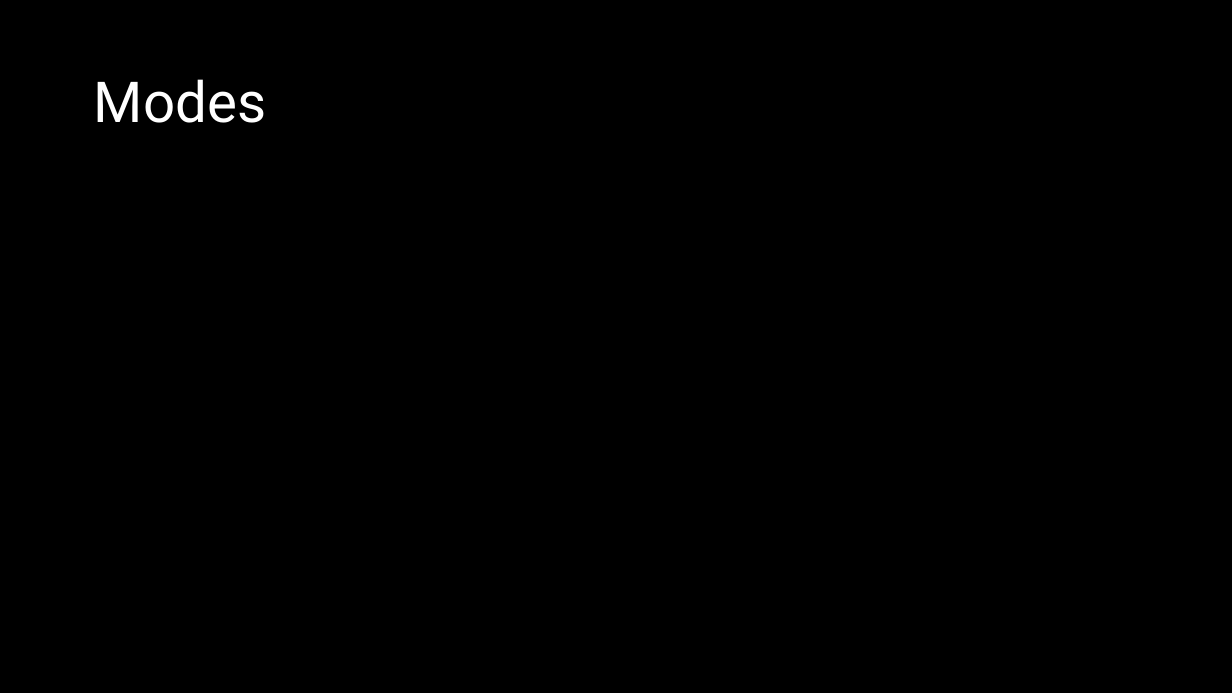
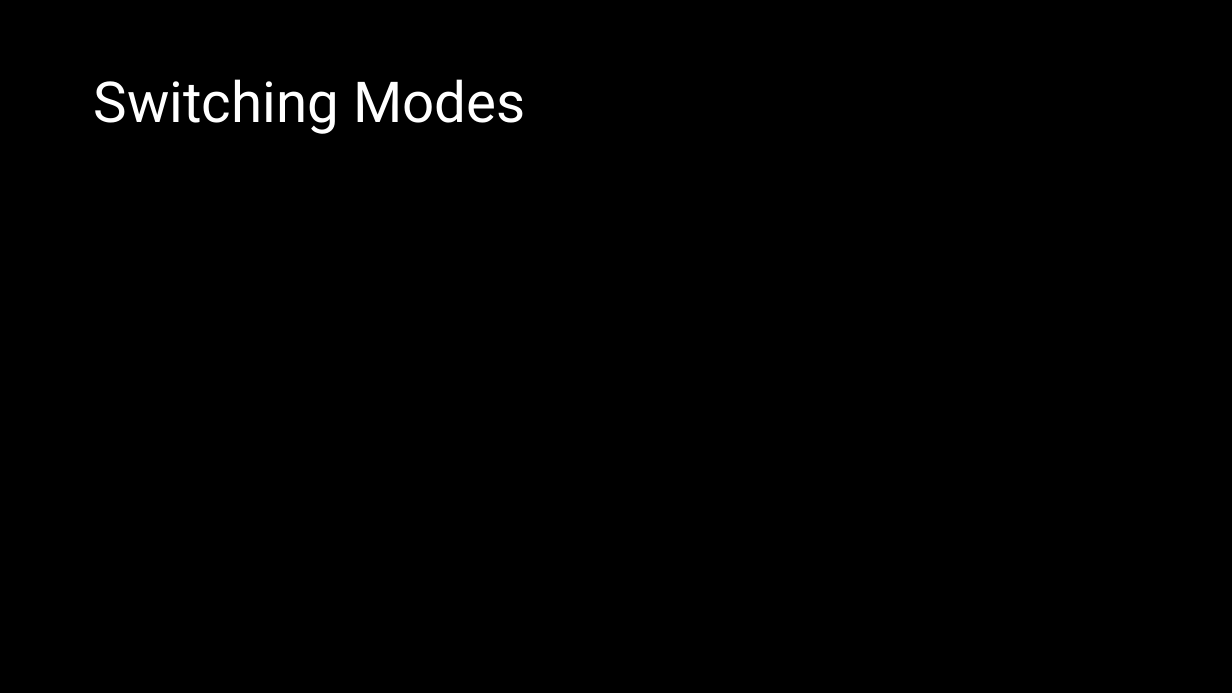
Before and after one commit to crhallberg/IMM120, a slide deck: slide 9 of Presentations/2018-10-01 - Event and Media.pptx (slide 5 before the commit). Drawn at 1232x693 pixels with LibreOffice and Linux fonts; fonts in the diff are those of the drawing. Boxes give left, top, right and bottom in pixels: in the first picture for what was removed or moved away, otherwise in the second. Text is boxed around its words. In the diff, an @@ line names an element or a change of style, - is before the commit and + after.

```diff
--- a/Presentations/2018-10-01 - Event and Media.pptx
+++ b/Presentations/2018-10-01 - Event and Media.pptx
@@ title at <box>94,79,525,134</box>: text changed @@
-Modes
+Switching Modes
```
Also in this commit, not shown: 1 other slide changed, 2 slides added, 1 slide removed, 1 other file.
